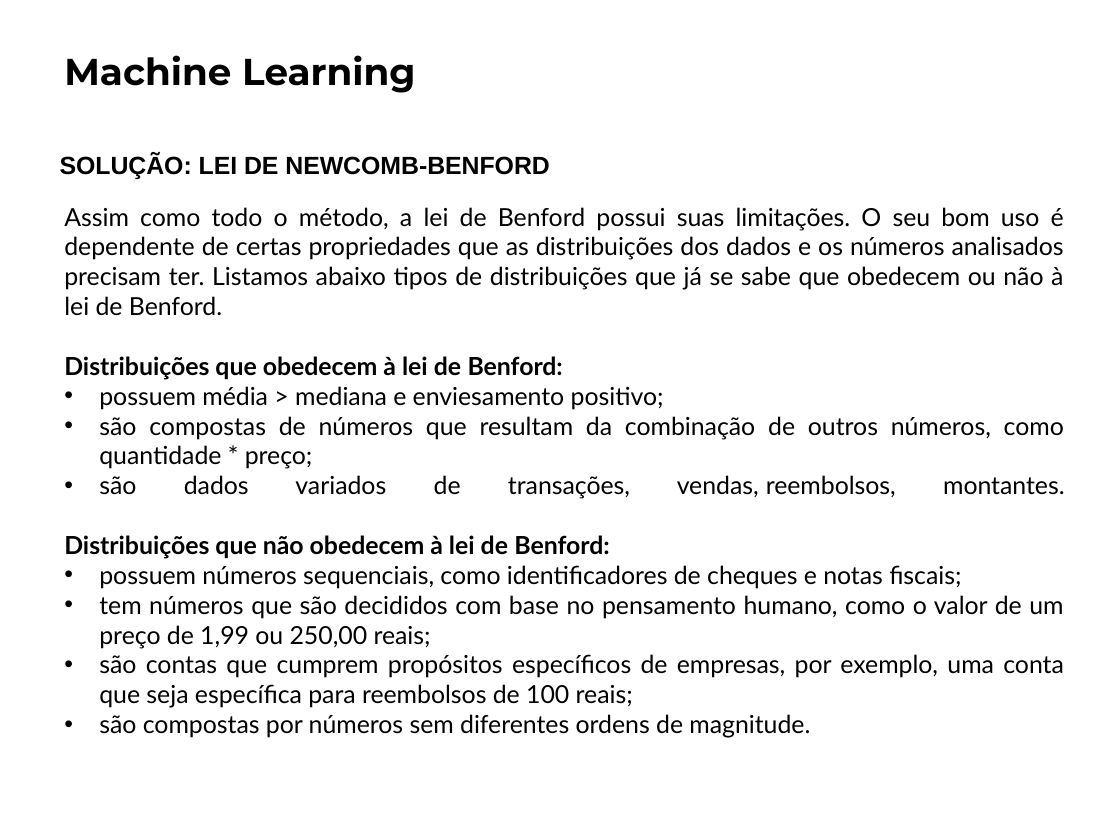
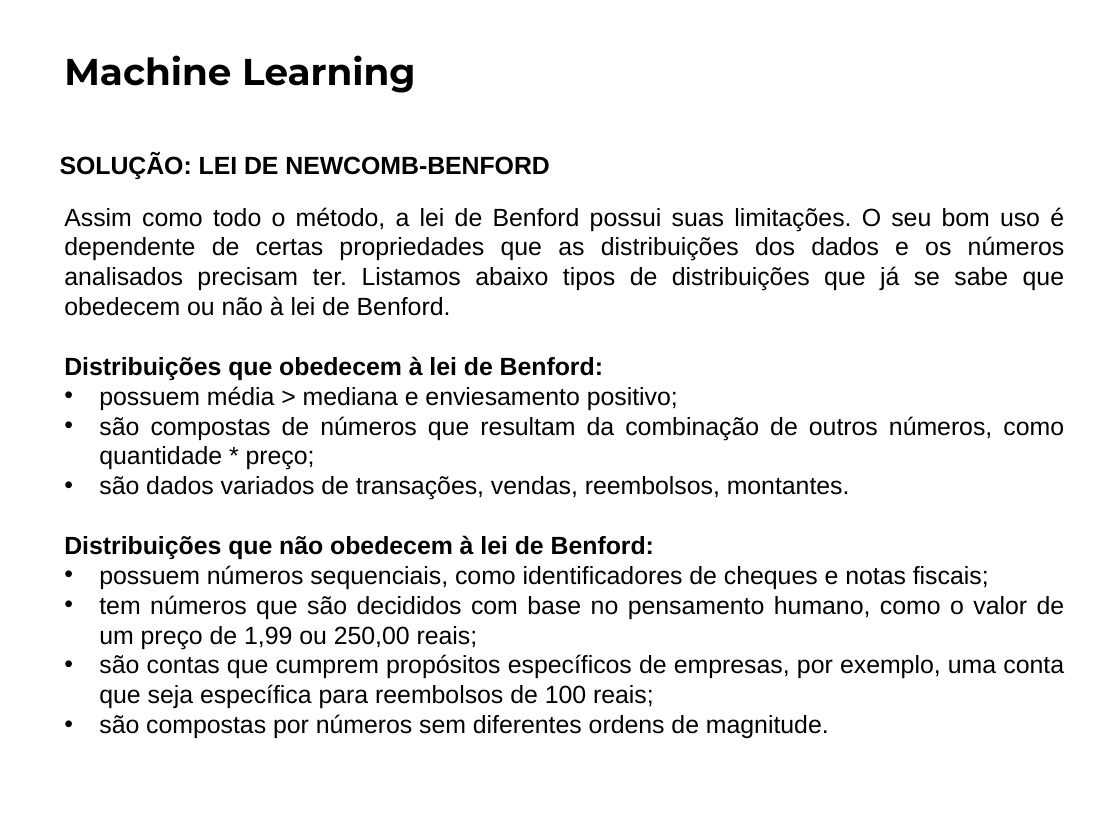
Before and after one commit to paciencia/moneyball_sandbox, a slide deck: slide 3 of slides/Atividade_02_problema_real_sem_ML.pptx. Drawn at 1120x840 pixels with LibreOffice and Linux fonts; fonts in the diff are those of the drawing; background and template pictures are left out. Boxes give left, top, right and bottom in pixels: in the first picture for what was removed or moved away, otherwise in the second. Text is boxed around its words. In the diff, an @@ line names an element or a change of style, - is before the commit and + after.

```diff
--- a/slides/Atividade_02_problema_real_sem_ML.pptx
+++ b/slides/Atividade_02_problema_real_sem_ML.pptx
@@ text "Assim como todo o método, ..." at [64, 207, 1065, 738]: font Lato to Arial @@
```
Also in this commit, not shown: 1 other slide changed.
